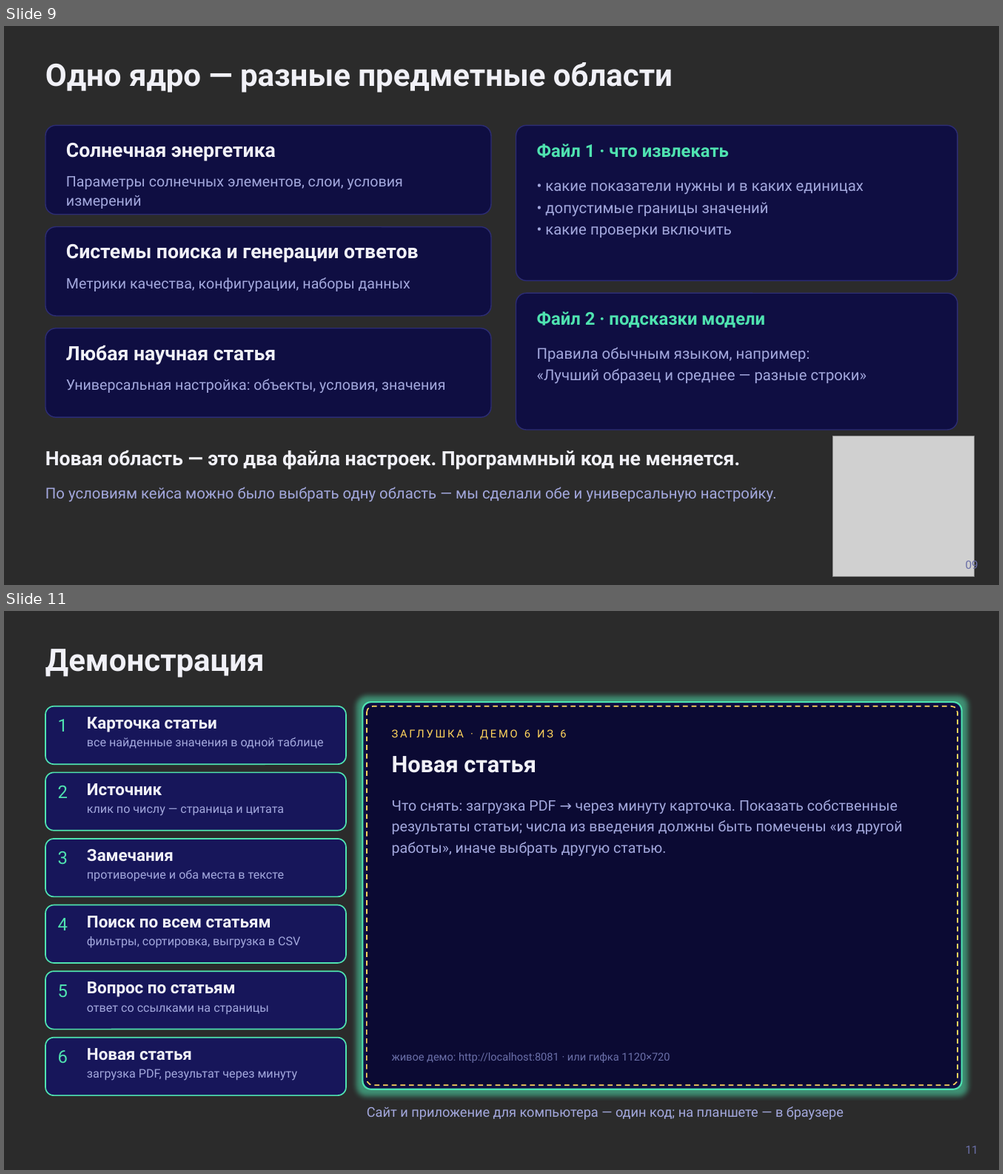
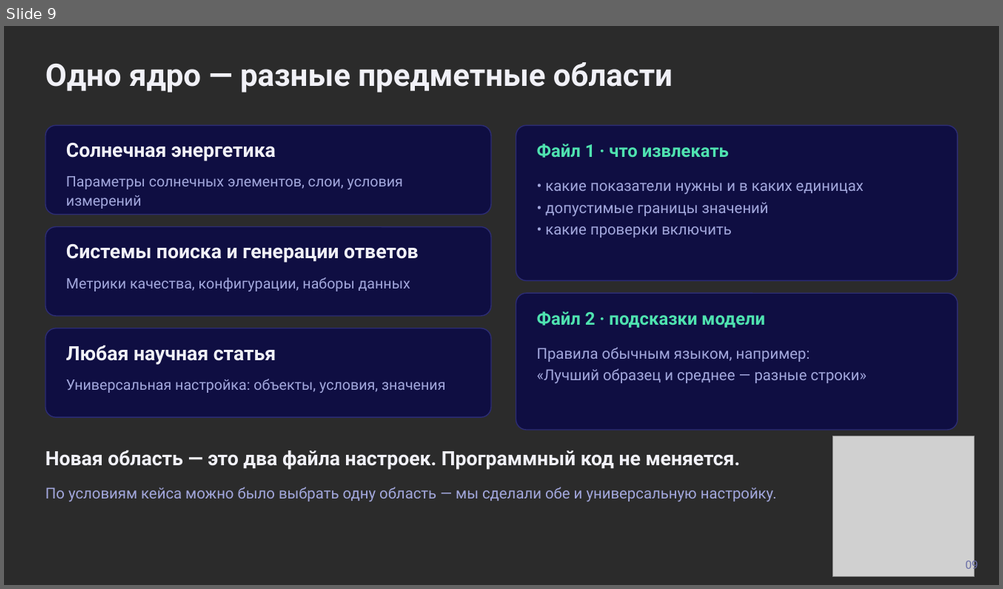
Before and after one commit to TawerkaQQ/cybergarden_xx_vinity, a slide deck: presentation/presentation.pptx. Shown one above the other, each under a label of ours: slides 9 and 11 before the commit, slide 9 after it; the slides between them are not shown. The pictures are 1003x1174 and 1003x589 pixels, drawn with LibreOffice and Linux fonts; fonts in the diff are those of the drawing; grey boxes stand for pictures; background and template pictures are left out; a plain dark background stands for a picture behind light text. Boxes give left, top, right and bottom in pixels: in the first picture for what was removed or moved away, otherwise in the second. Text is boxed around its words. In the diff, an @@ line names an element or a change of style, - is before the commit and + after.

```diff
--- a/presentation/presentation.pptx
+++ b/presentation/presentation.pptx
@@ slide 11 removed at bbox=[4, 611, 999, 1170], background picture (left out) @@
@@ text removed at bbox=[45, 649, 264, 678] @@
-Демонстрация
@@ rounded rectangle removed at bbox=[45, 706, 347, 765] @@
@@ text removed at bbox=[58, 719, 68, 732] @@
-1
@@ text removed at bbox=[87, 717, 217, 732] @@
-Карточка статьи
@@ rounded rectangle removed at bbox=[363, 702, 962, 1089] @@
@@ rounded rectangle removed at bbox=[367, 706, 958, 1085] @@
@@ text removed at bbox=[87, 738, 324, 749] @@
-все найденные значения в одной таблице
@@ text removed at bbox=[524, 729, 566, 738] @@
-ЗАГЛУШКА · ДЕМО 6 ИЗ 6
@@ text removed at bbox=[392, 756, 536, 773] @@
-Новая статья
@@ rounded rectangle removed at bbox=[45, 773, 347, 831] @@
@@ text removed at bbox=[58, 786, 68, 798] @@
-2
@@ text removed at bbox=[87, 783, 162, 796] @@
-Источник
@@ text removed at bbox=[87, 806, 284, 816] @@
-клик по числу — страница и цитата
@@ text removed at bbox=[392, 800, 902, 856] @@
-Что снять: загрузка PDF → через минуту карточка. Показать собственные результаты статьи; числа из введения должны быть помечены «из другой работы», иначе выбрать другую статью.
@@ rounded rectangle removed at bbox=[45, 840, 347, 897] @@
@@ text removed at bbox=[58, 851, 68, 865] @@
-3
@@ text removed at bbox=[87, 849, 173, 862] @@
-Замечания
@@ text removed at bbox=[87, 870, 284, 881] @@
-противоречие и оба места в тексте
@@ rounded rectangle removed at bbox=[45, 905, 347, 963] @@
@@ text removed at bbox=[58, 918, 68, 931] @@
-4
@@ text removed at bbox=[87, 916, 271, 928] @@
-Поиск по всем статьям
@@ text removed at bbox=[87, 937, 300, 948] @@
-фильтры, сортировка, выгрузка в CSV
@@ rounded rectangle removed at bbox=[45, 971, 347, 1030] @@
@@ text removed at bbox=[58, 985, 68, 998] @@
-5
@@ text removed at bbox=[87, 982, 236, 997] @@
-Вопрос по статьям
@@ text removed at bbox=[87, 1005, 269, 1014] @@
-ответ со ссылками на страницы
@@ rounded rectangle removed at bbox=[45, 1038, 347, 1096] @@
@@ text removed at bbox=[58, 1051, 68, 1064] @@
-6
@@ text removed at bbox=[87, 1048, 192, 1061] @@
-Новая статья
@@ text removed at bbox=[392, 1053, 669, 1063] @@
-живое демо: http://localhost:8081 · или гифка 1120×720
@@ text removed at bbox=[87, 1069, 298, 1081] @@
-загрузка PDF, результат через минуту
@@ text removed at bbox=[367, 1107, 843, 1120] @@
-Сайт и приложение для компьютера — один код; на планшете — в браузере
@@ text removed at bbox=[965, 1146, 978, 1154] @@
-11
```
Also in this commit, not shown: 6 slides changed, 2 slides added, 1 other slide removed.
